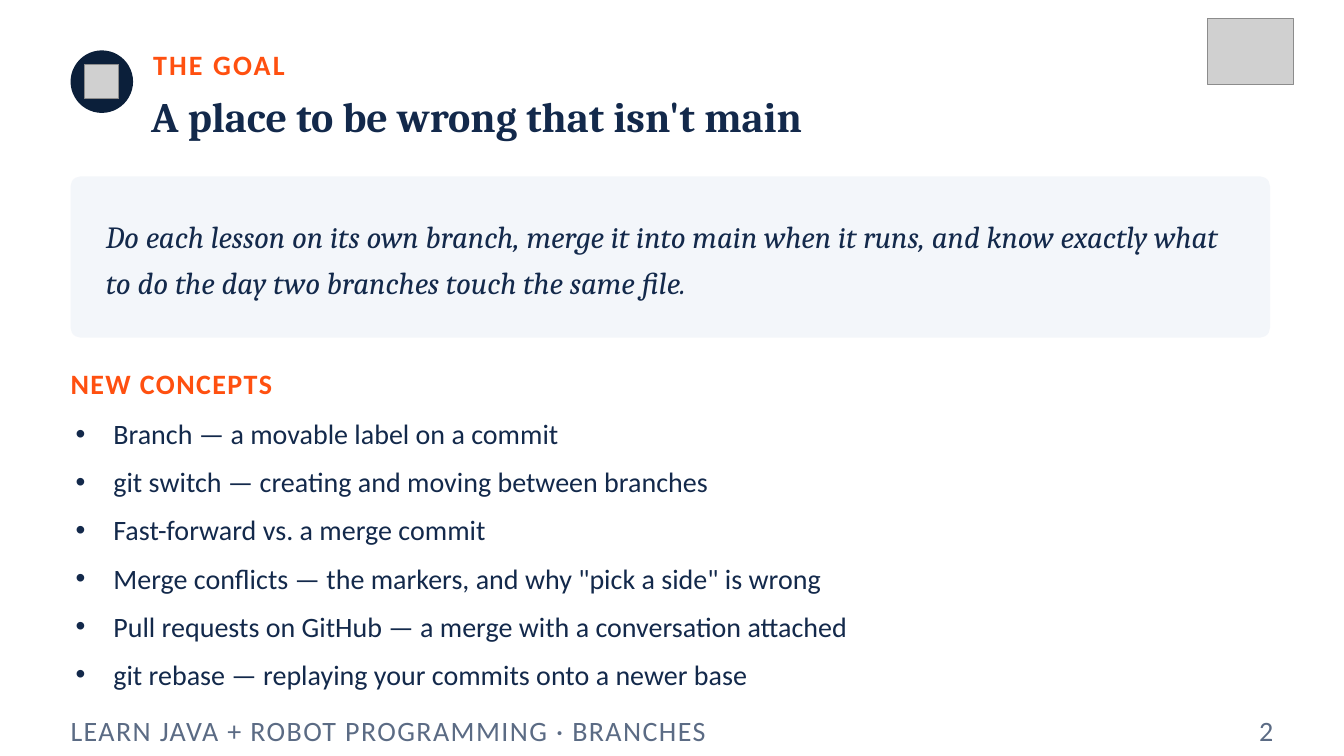
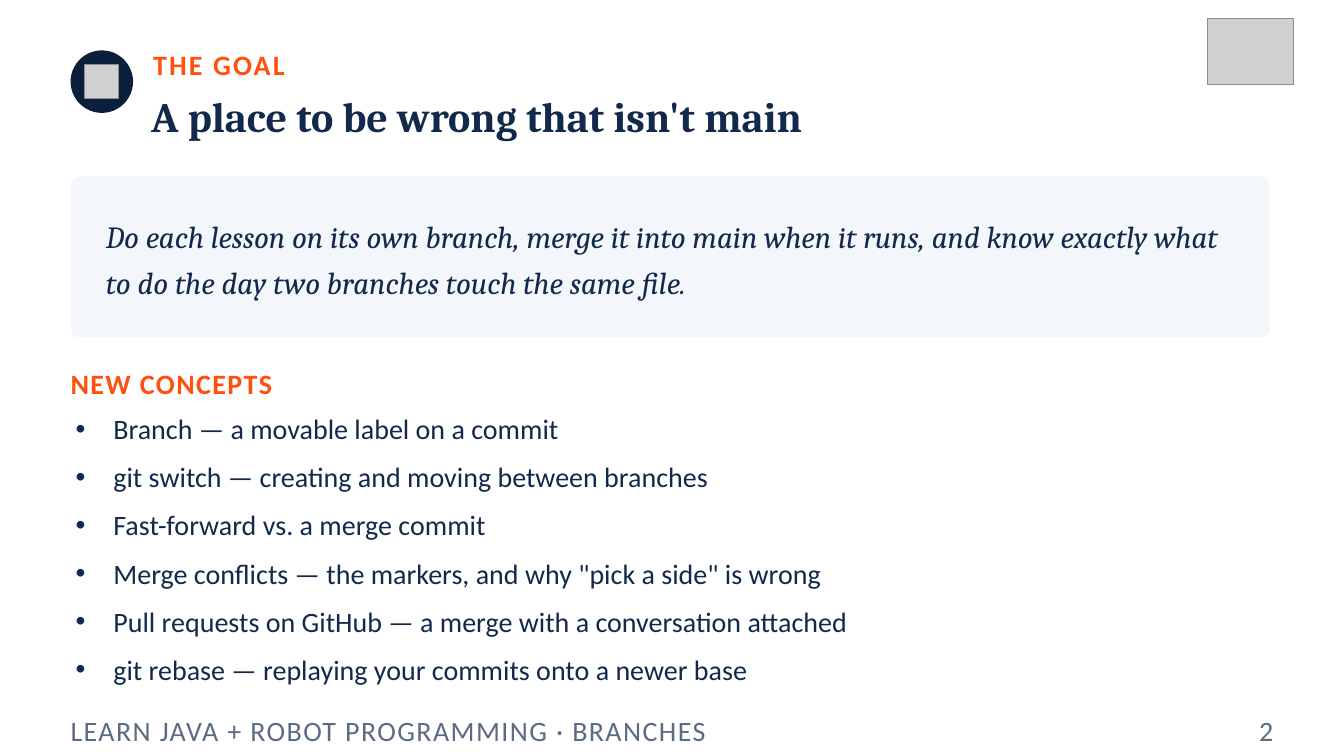
Before and after one commit to FRC5010/BasicRobotLessons, a slide deck: slide 2 of docs/presentations/v3/aside-git-branching.pptx. Drawn at 1344x756 pixels with LibreOffice and Linux fonts; fonts in the diff are those of the drawing; grey boxes stand for pictures. Boxes give left, top, right and bottom in pixels: in the first picture for what was removed or moved away, otherwise in the second. Text is boxed around its words. In the diff, an @@ line names an element or a change of style, - is before the commit and + after.

```diff
--- a/docs/presentations/v3/aside-git-branching.pptx
+++ b/docs/presentations/v3/aside-git-branching.pptx
@@ text "Branch — a movable label ..." moved from (x1=113, y1=424, x2=847, y2=690) to (x1=113, y1=419, x2=847, y2=685) @@
```
Also in this commit, not shown: 8 other slides changed, 8 other files.
